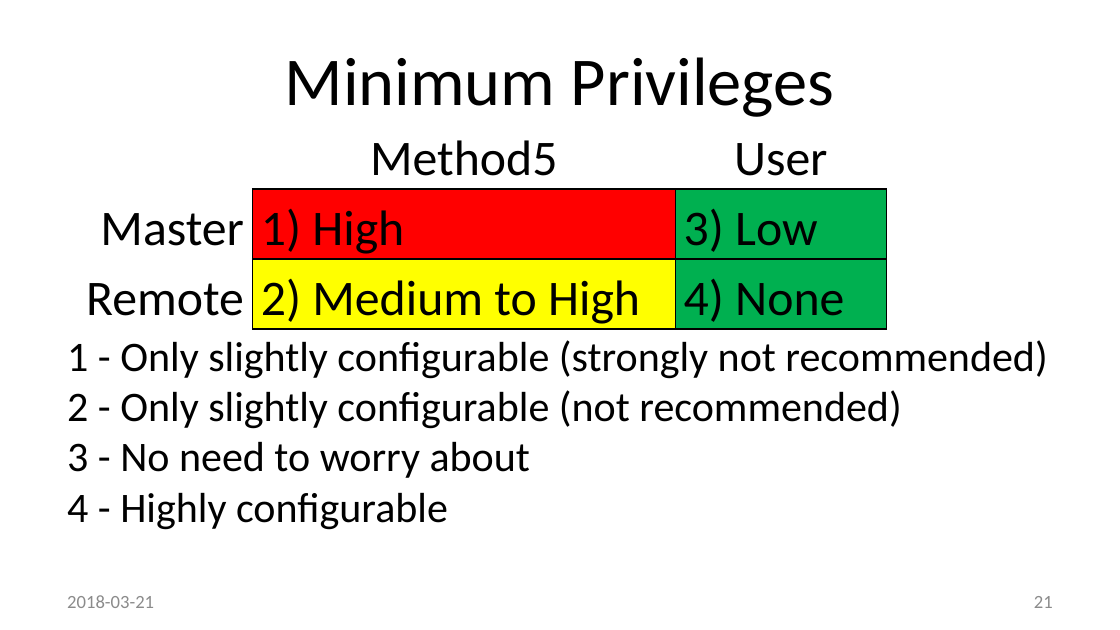
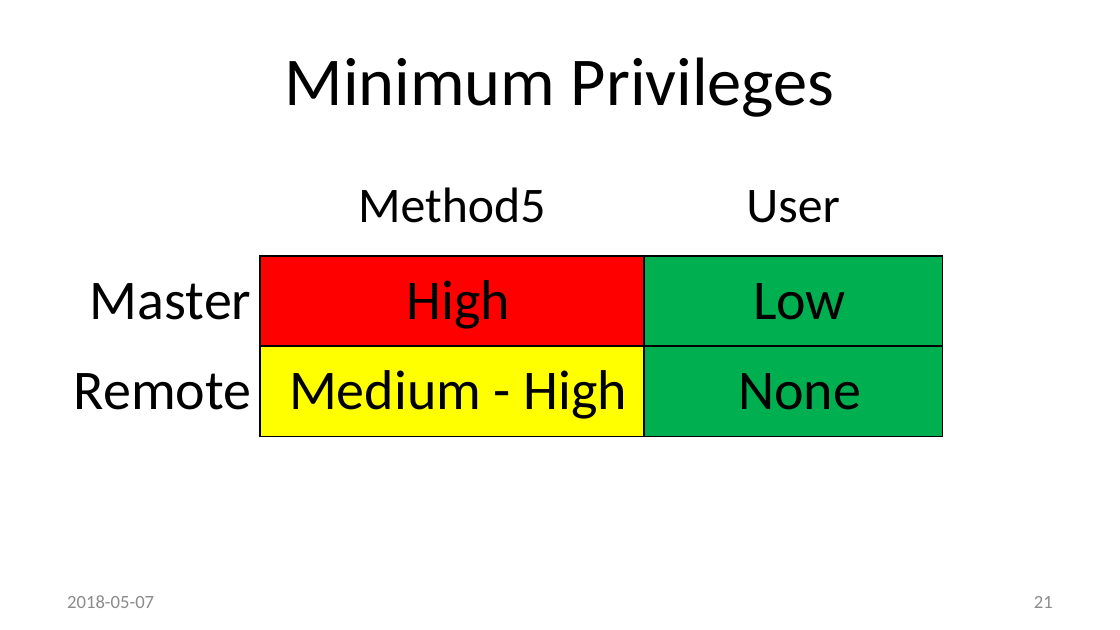
Before and after one commit to method5/method5.github.io, a slide deck: slide 21 of presentations/Method5.pptx. Drawn at 1120x630 pixels with LibreOffice and Linux fonts; fonts in the diff are those of the drawing; background and template pictures are left out. Boxes give left, top, right and bottom in pixels: in the first picture for what was removed or moved away, otherwise in the second. Text is boxed around its words. In the diff, an @@ line names an element or a change of style, - is before the commit and + after.

Commit message:
Updates and simplified wording
1. Updated experience from 15 to 17 years
2. Reworded "A Robust Solution" and updated some statistics.
3. Added "saved" to "Exceptions and Metadata" in "Advantages" slide.
4. Added space between function and procedure for "Interface" slide.
5. Simplified "Minimum Privileges" slide.
6. Added "database-by-database" line to "Oracle Automation Gap" slide.
7. Simplified last slide.

```diff
--- a/presentations/Method5.pptx
+++ b/presentations/Method5.pptx
@@ table at bbox=[19, 166, 943, 437] @@
-row 2, column 2: 1) High
+row 2, column 2: High
-row 2, column 3: 3) Low
+row 2, column 3: Low
-row 3, column 2: 2) Medium to High
+row 3, column 2: Medium - High
-row 3, column 3: 4) None
+row 3, column 3: None
@@ size 32 to 36 pt in "Master", "Remote" @@
@@ table: place and size @@
-table at bbox=[37, 119, 886, 328]
+table at bbox=[19, 166, 943, 437]
@@ text removed at bbox=[67, 340, 1047, 530] @@
-1 - Only slightly configurable (strongly not recommended)
-2 - Only slightly configurable (not recommended)
-3 - No need to worry about
-4 - Highly configurable
@@ text at bbox=[67, 595, 154, 608]: text changed @@
-2018-03-21
+2018-05-07
```
Also in this commit, not shown: 24 other slides changed.
